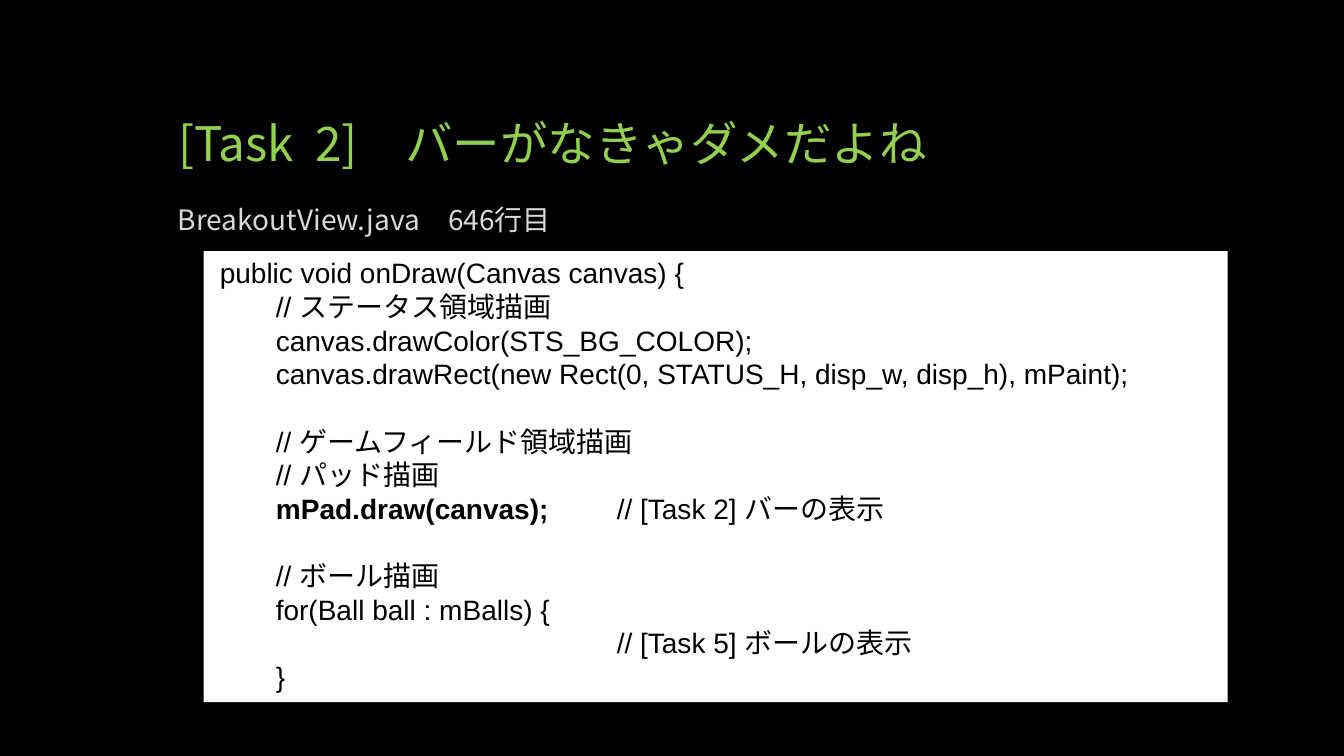
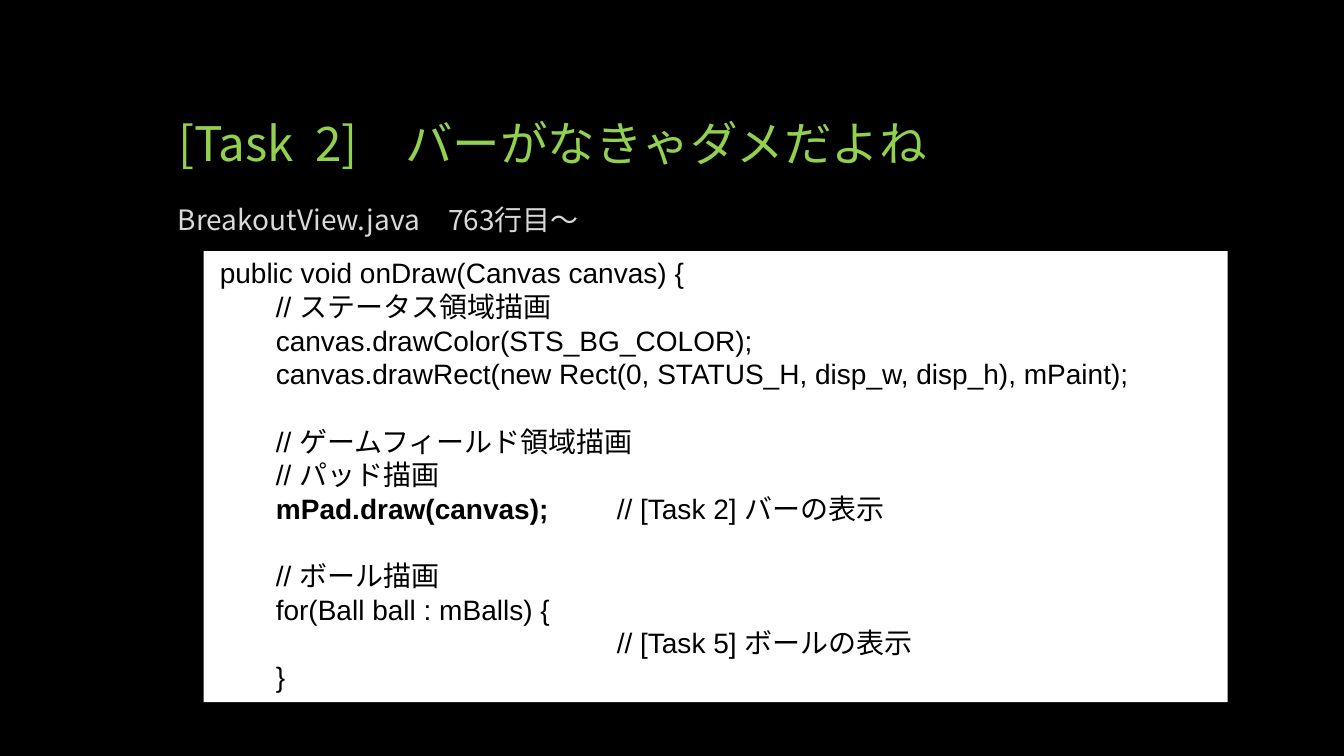
Before and after one commit to webfrontier/BreakOut, a slide deck: slide 8 of doc/インターンスライド資料.pptx. Drawn at 1344x756 pixels with LibreOffice and Linux fonts; fonts in the diff are those of the drawing. Boxes give left, top, right and bottom in pixels: in the first picture for what was removed or moved away, otherwise in the second. Text is boxed around its words. In the diff, an @@ line names an element or a change of style, - is before the commit and + after.

```diff
--- a/doc/インターンスライド資料.pptx
+++ b/doc/インターンスライド資料.pptx
@@ text at (178, 206, 579, 237): text changed @@
-BreakoutView.java 646行目
+BreakoutView.java 763行目～
```
Also in this commit, not shown: 65 slides added.
